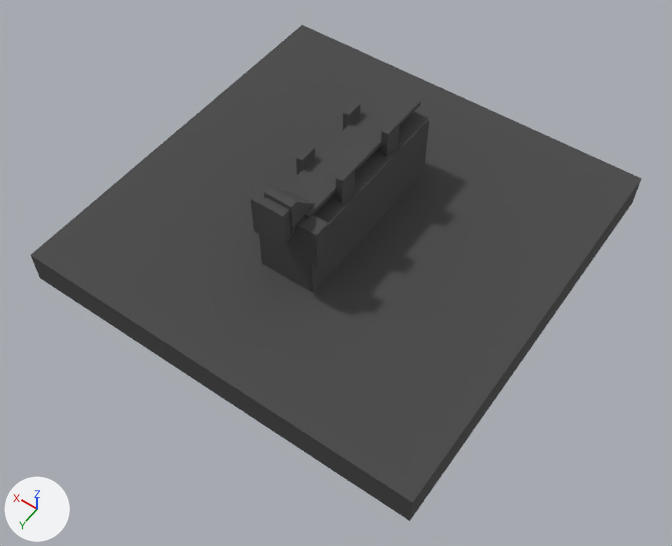
What one commit did to the glTF model models/GLB/Pallet.glb.
Before and after are seen from a 50 mm camera at (-0.145, 0.21, 0.302) aimed at (-0.012, 0.024, 0.01). The axes (+X, +Y, +Z) are drawn at lower left. The lights are the same throughout.

Names of what the first picture shows: 'Pallet_001', 'Pallet_002', 'Pallet_003', 'Pallet_004', 'Pallet_005', 'Pallet_006', 'Pallet_007', 'Pallet_008', 'Pallet_009'.
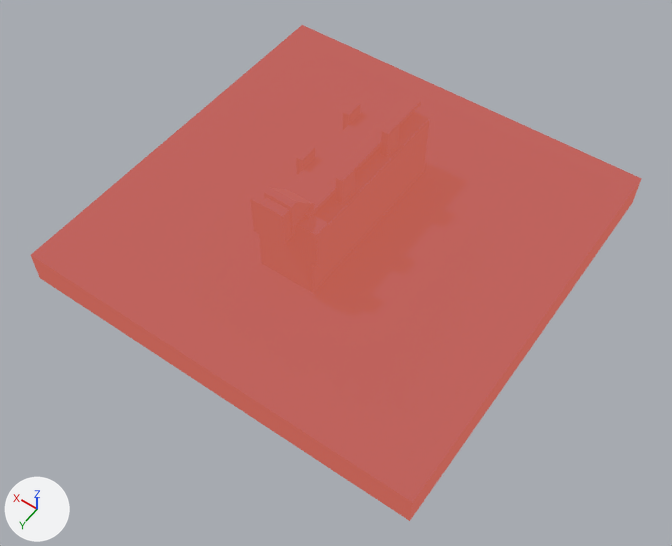
Commit message: pallet color

What differs and where, as boxes (x1, y1, x2, y2) in the pictures (672 x 546 px):
```json
{"object": "Pallet_001", "change": "recoloured, surface changed", "before": [31, 25, 642, 521], "after": [31, 25, 642, 521]}
{"object": "Pallet_002", "change": "recoloured, surface changed", "before": [259, 95, 430, 293], "after": [259, 95, 430, 293]}
{"object": "Pallet_008", "change": "recoloured, surface changed", "before": [264, 86, 421, 235], "after": [264, 86, 421, 235]}
{"object": "Pallet_009", "change": "recoloured, surface changed", "before": [250, 188, 329, 267], "after": [250, 188, 329, 267]}
{"object": "Pallet_006", "change": "recoloured, surface changed", "before": [260, 198, 296, 244], "after": [260, 198, 296, 244]}
{"object": "Pallet_004", "change": "recoloured, surface changed", "before": [336, 165, 355, 203], "after": [336, 165, 355, 203]}
{"object": "Pallet_007", "change": "recoloured, surface changed", "before": [380, 119, 400, 157], "after": [380, 119, 400, 157]}
{"object": "Pallet_005", "change": "recoloured, surface changed", "before": [296, 145, 315, 175], "after": [296, 145, 315, 175], "on screen": "grey to red"}
{"object": "Pallet_003", "change": "recoloured, surface changed", "before": [343, 101, 361, 130], "after": [343, 101, 361, 130], "on screen": "grey to red"}
```

The change, as JSON lines over the scene's bpy script:
```json
{"op": "set", "path": "mat_basic_dark_grey_paint.base_color", "old": "(0.0677, 0.0677, 0.0677)", "new": "(0.017, 0.022, 0.0546)", "note": "dark grey #4a4a4a -> dark blue #232942"}
{"op": "add", "block": "mat_basic_dark_grey_paint", "code": "mat_basic_dark_grey_paint.emission_strength = 1.0"}
{"op": "add", "block": "mat_basic_dark_grey_paint", "code": "mat_basic_dark_grey_paint.emission_color = (0.5, 0.101, 0.0638)  # red #bc5947"}
{"op": "set", "path": "mat_basic_dark_grey_paint.metallic", "old": "0.0", "new": "0.4"}
```
